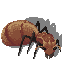
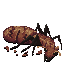
Revision of a layered 64 × 64 image; what changed, layer by layer:
hid group "ant queen" (4 layers) over [1, 17, 62, 62]
painted on "head" (1st of 2, in "ant queen") over [1, 17, 62, 62]
painted on "legs" (1st of 2, in "ant queen") over [1, 17, 62, 62]
painted on "body" (1st of 2, in "ant queen") over [1, 17, 62, 62]
painted on "shadow" over [1, 17, 62, 62]
added group "corpse" with 6 layers above "bg" over [1, 17, 62, 62]
added layer "head" (2nd of 2, in "corpse") in group "corpse" over [1, 17, 62, 62]
added layer "legs" (2nd of 2, in "corpse") in group "corpse" over [1, 17, 62, 62]
added layer "abdomen" in group "corpse" over [1, 17, 62, 62]
added layer "body" (2nd of 2, in "corpse") in group "corpse" over [1, 17, 62, 62]
added layer "parts" in group "corpse" over [1, 17, 62, 62]
added layer "underline" in group "corpse" over [1, 17, 62, 62]
